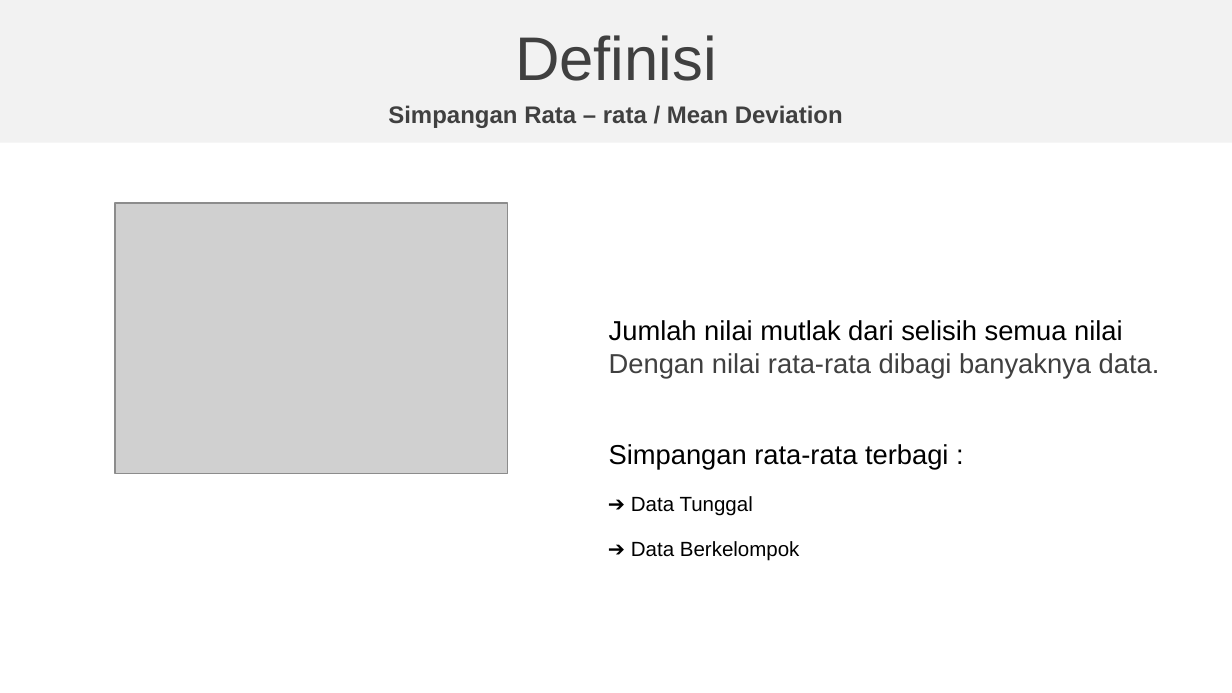
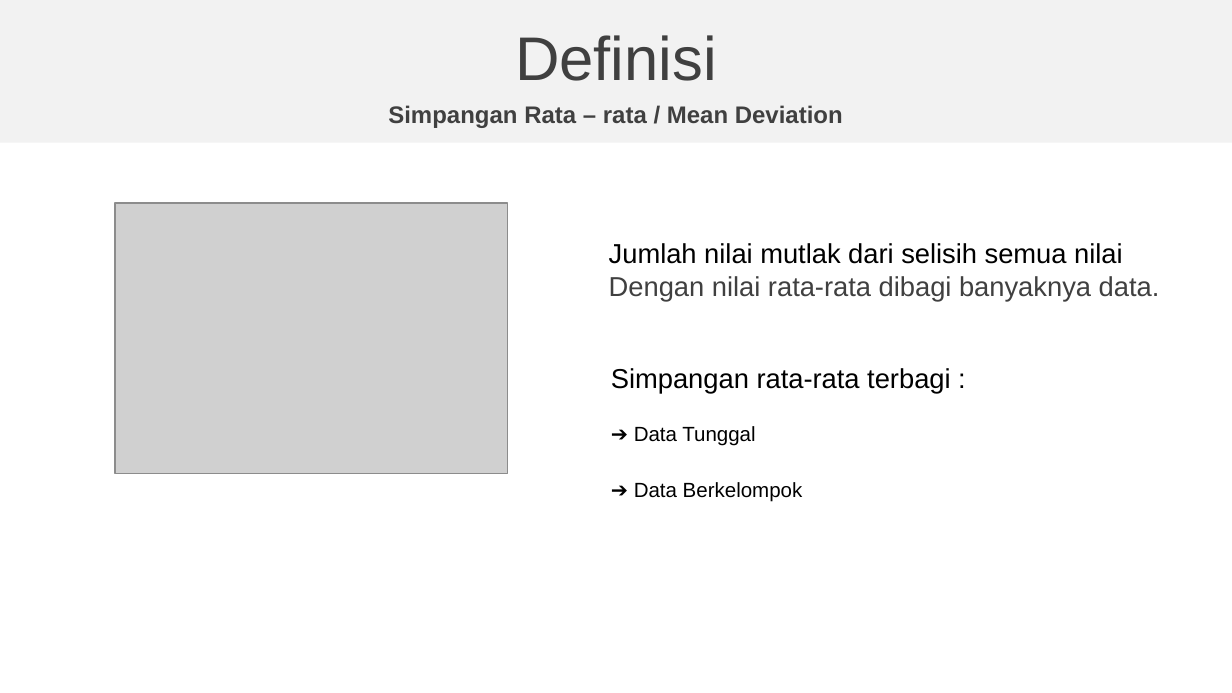
Before and after one commit to natacloud/statistika, a slide deck: slide 6 of Presentasi-Statistika-kelompok-3.pptx. Drawn at 1232x693 pixels with LibreOffice and Linux fonts; fonts in the diff are those of the drawing; grey boxes stand for pictures; background and template pictures are left out. Boxes give left, top, right and bottom in pixels: in the first picture for what was removed or moved away, otherwise in the second. Text is boxed around its words. In the diff, an @@ line names an element or a change of style, - is before the commit and + after.

```diff
--- a/Presentasi-Statistika-kelompok-3.pptx
+++ b/Presentasi-Statistika-kelompok-3.pptx
@@ text "Jumlah nilai mutlak dari selisih ...": place and size @@
-text "Jumlah nilai mutlak dari selisih ..." at box(609, 320, 1160, 379)
+text "Jumlah nilai mutlak dari selisih ..." at box(609, 243, 1160, 302)
@@ text "Simpangan rata-rata terbagi :": place and size @@
-text "Simpangan rata-rata terbagi :" at box(609, 444, 948, 470)
+text "Simpangan rata-rata terbagi :" at box(611, 368, 950, 394)
@@ text "➔ Data Tunggal": place and size @@
-text "➔ Data Tunggal" at box(631, 496, 753, 516)
+text "➔ Data Tunggal" at box(634, 426, 755, 446)
@@ text "➔ Data Berkelompok": place and size @@
-text "➔ Data Berkelompok" at box(631, 541, 800, 561)
+text "➔ Data Berkelompok" at box(634, 482, 803, 502)
```
Also in this commit, not shown: 1 other slide changed, 4 slides added.
